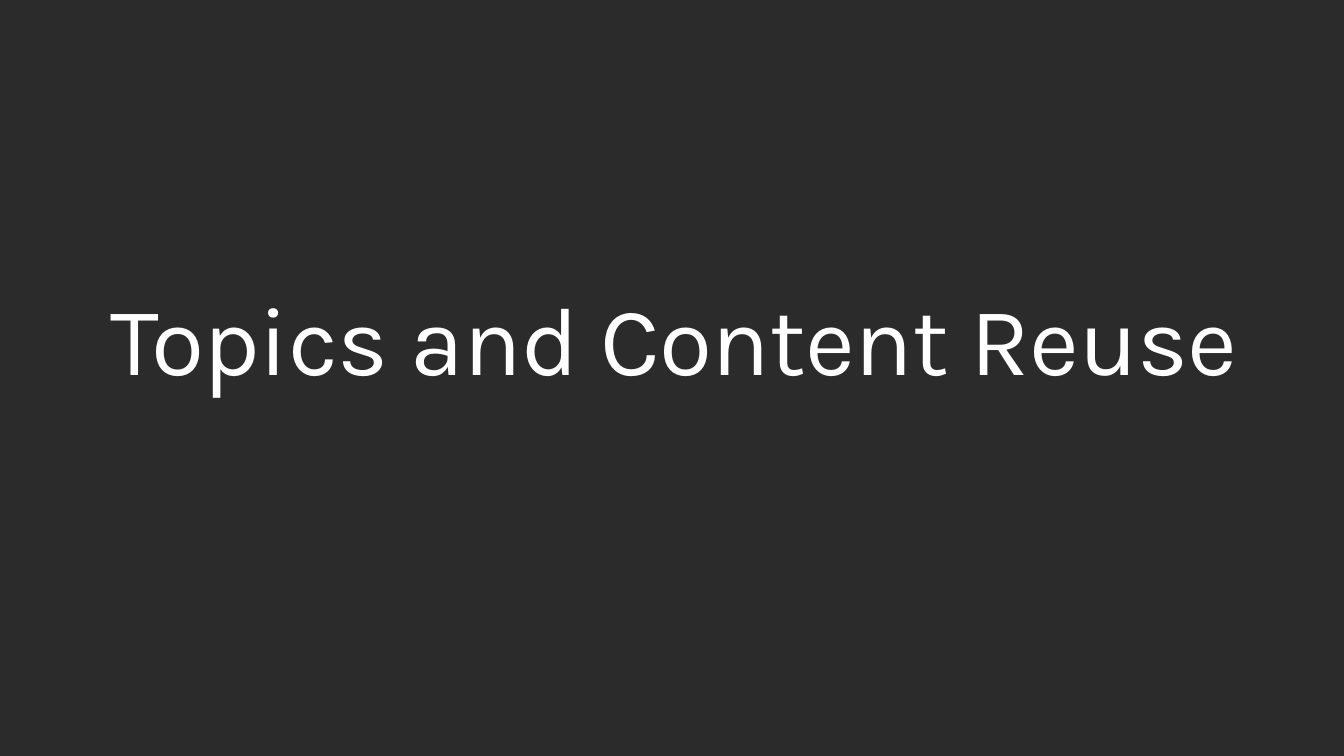
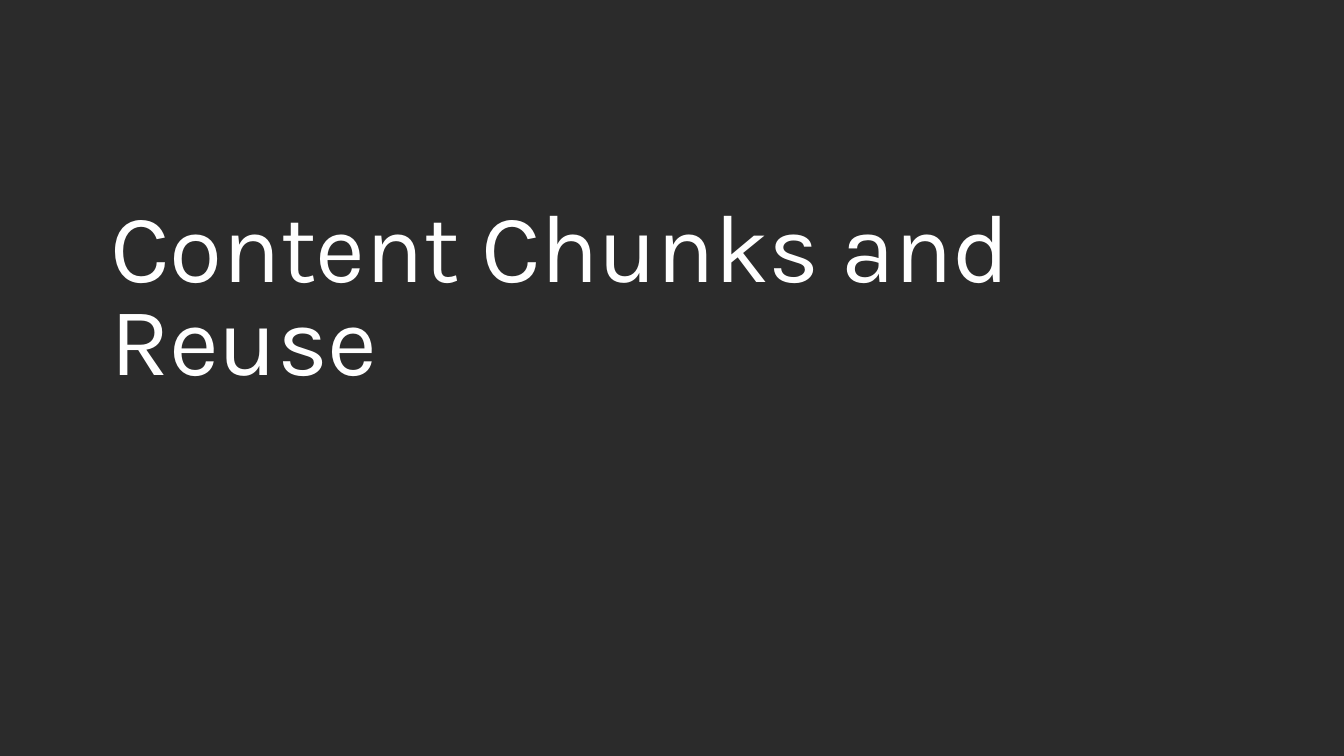
Before and after one commit to szakeri/f5-docs-training, a slide deck: slide 6 of f5-opensource-docs-training.pptx. Drawn at 1344x756 pixels with LibreOffice and Linux fonts; fonts in the diff are those of the drawing; background and template pictures are left out; a plain dark background stands for a picture behind light text. Boxes give left, top, right and bottom in pixels: in the first picture for what was removed or moved away, otherwise in the second. Text is boxed around its words. In the diff, an @@ line names an element or a change of style, - is before the commit and + after.

Commit message:
-WIP: add training instructions change 'task' to 'topic' update training slides update README update training instructions

```diff
--- a/f5-opensource-docs-training.pptx
+++ b/f5-opensource-docs-training.pptx
@@ title at (x1=111, y1=216, x2=1009, y2=376): text changed @@
-Topics and Content Reuse
+Content Chunks and Reuse
```
Also in this commit, not shown: 1 other slide changed, 1 slide added, 5 other files.
